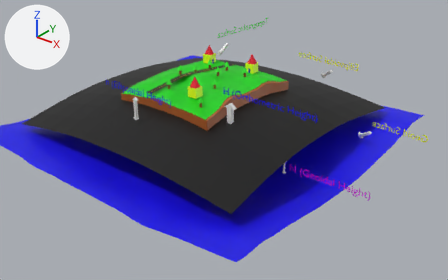
Before and after pictures for a commit that changed the glTF model combined-surface/Combined Surface.gltf.
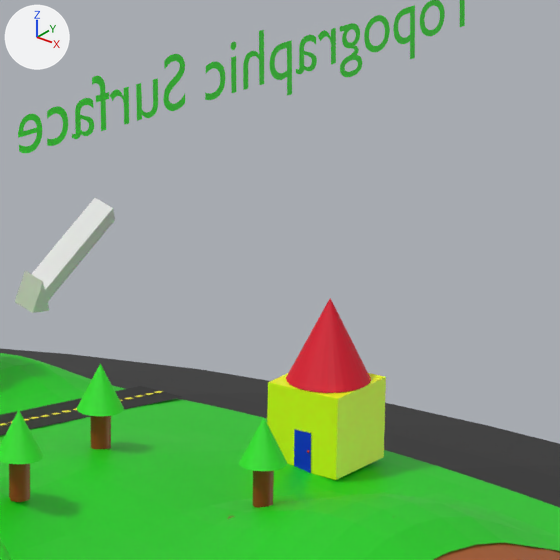
Each version appears first whole from a camera (50 mm lens) standing at (111.5, -132.9, 92.2) and looking at (21.5, -20.4, 22.5), and next in a close-up on the part from 48% to 62% of the width and 7% to 30% of the height. Arrows for +X, +Y and +Z are at upper left; the lights stay in place. Where no turn or scale is listed for an object, it has been applied to the vertices.
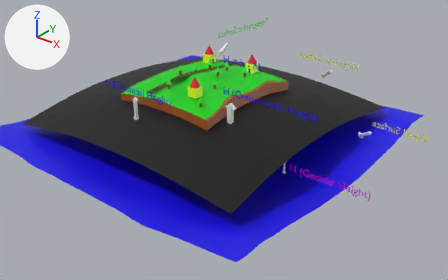
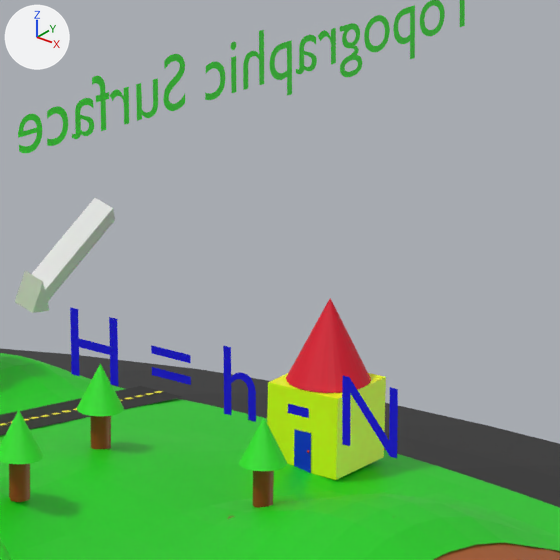
Boxes (x1, y1, x2, y2) around the edits, measured in the close-ups (560 x 560 px):
'Text.006', added (blue)
    after: (70, 307, 398, 458)

Edits to the bpy script that builds the scene:
```text
Add mat_material_008:
    mat_material_008 = principled_material('Material.008')
    mat_material_008.base_color = (0.00314, 0.0, 0.8)  # blue #0a00e7
Add me_text_007:
    me_text_007.from_pydata(...)  # 91 vertices, 79 faces; spans x 0.22..11.86, y -0.07..0.0, z 0.0..2.04
    me_text_007.materials.append(mat_material_008)  # blue #0a00e7
Add ob_text_006:
    ob_text_006 = bpy.data.objects.new('Text.006', me_text_007)
    ob_text_006.location = (13.58, -10.83, 39.29)
```
